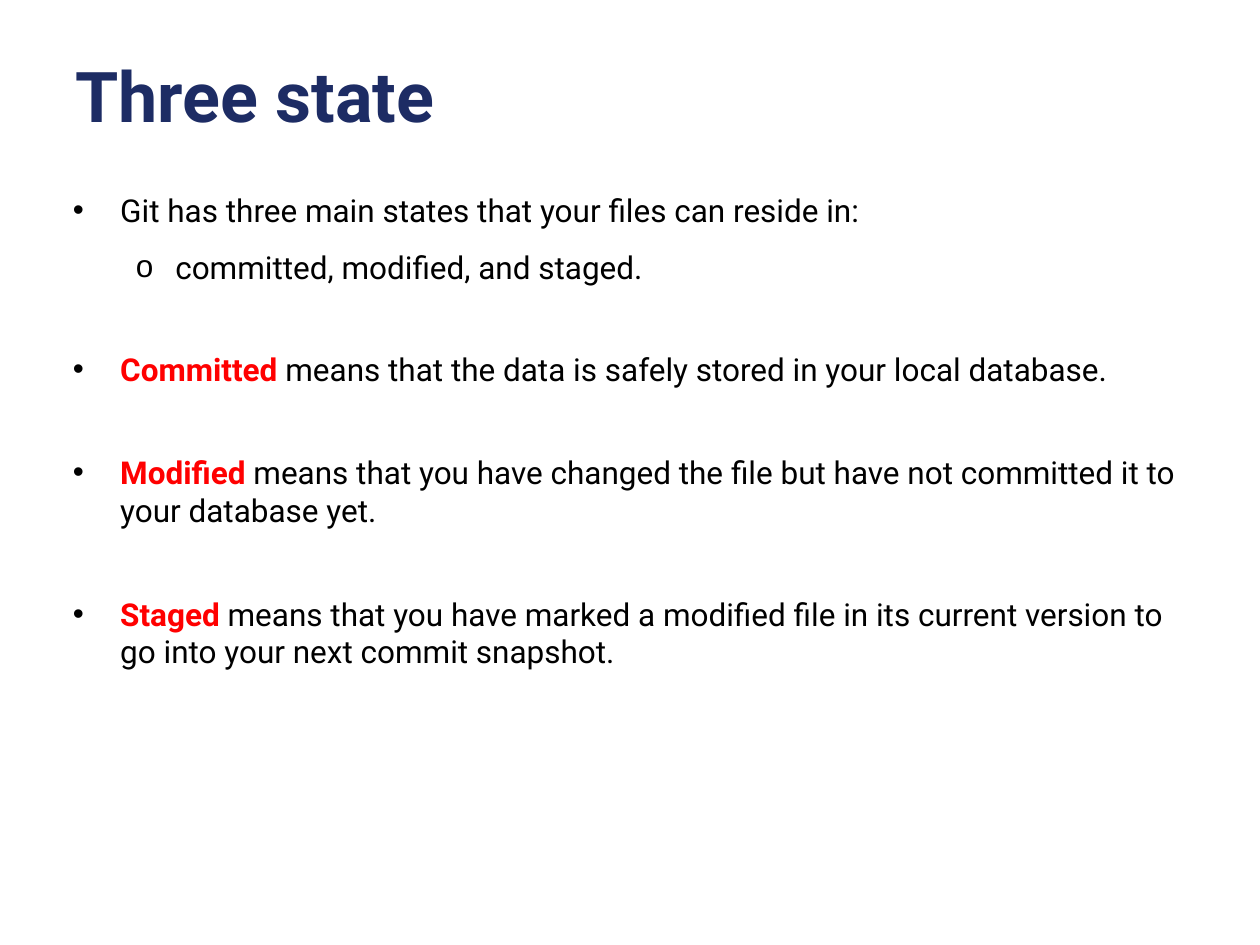
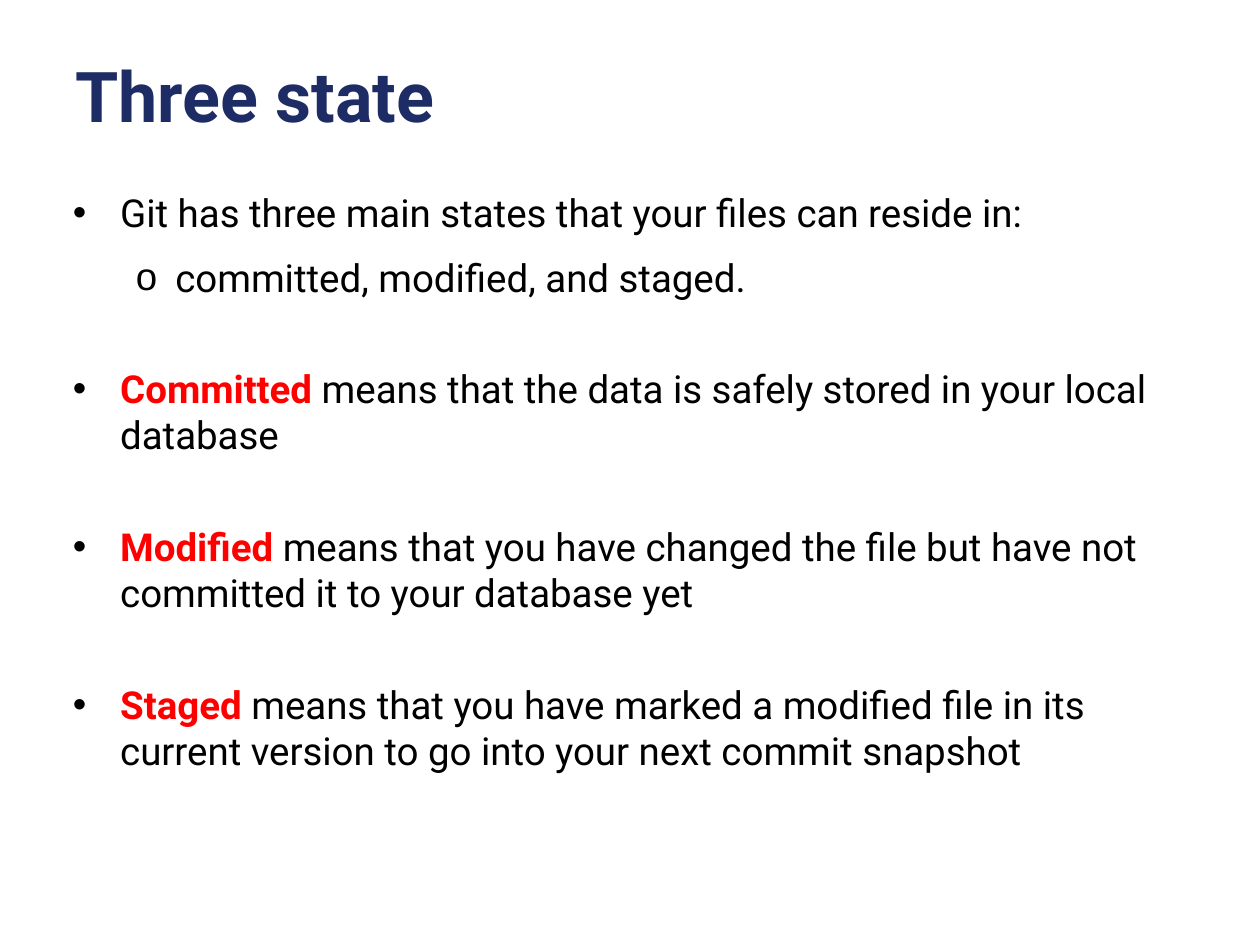
Before and after one commit to criluc/mini-git-tutorial, a slide deck: slide 10 of miniGitTutorial-12-2012.odp. Drawn at 1260x945 pixels with LibreOffice and Linux fonts; fonts in the diff are those of the drawing; background and template pictures are left out. Boxes give left, top, right and bottom in pixels: in the first picture for what was removed or moved away, otherwise in the second. Text is boxed around its words. In the diff, an @@ line names an element or a change of style, - is before the commit and + after.

```diff
--- a/miniGitTutorial-12-2012.odp
+++ b/miniGitTutorial-12-2012.odp
@@ text at box(120, 197, 1022, 300): size 18 to 22 pt in "Git has three main states that your ...", "committed, modified, and staged." @@
@@ text at box(120, 373, 1147, 774): text changed; size 18 to 22 pt @@
-• Committed means that the data is safely stored in your local database.
-• Modified means that you have changed the file but have not committed it to your database yet.
-• Staged means that you have marked a modified file in its current version to go into your next commit snapshot.
+• Committed means that the data is safely stored in your local database
+• Modified means that you have changed the file but have not committed it to your database yet
+• Staged means that you have marked a modified file in its current version to go into your next commit snapshot
```
Also in this commit, not shown: 7 other slides changed, 1 other file.
